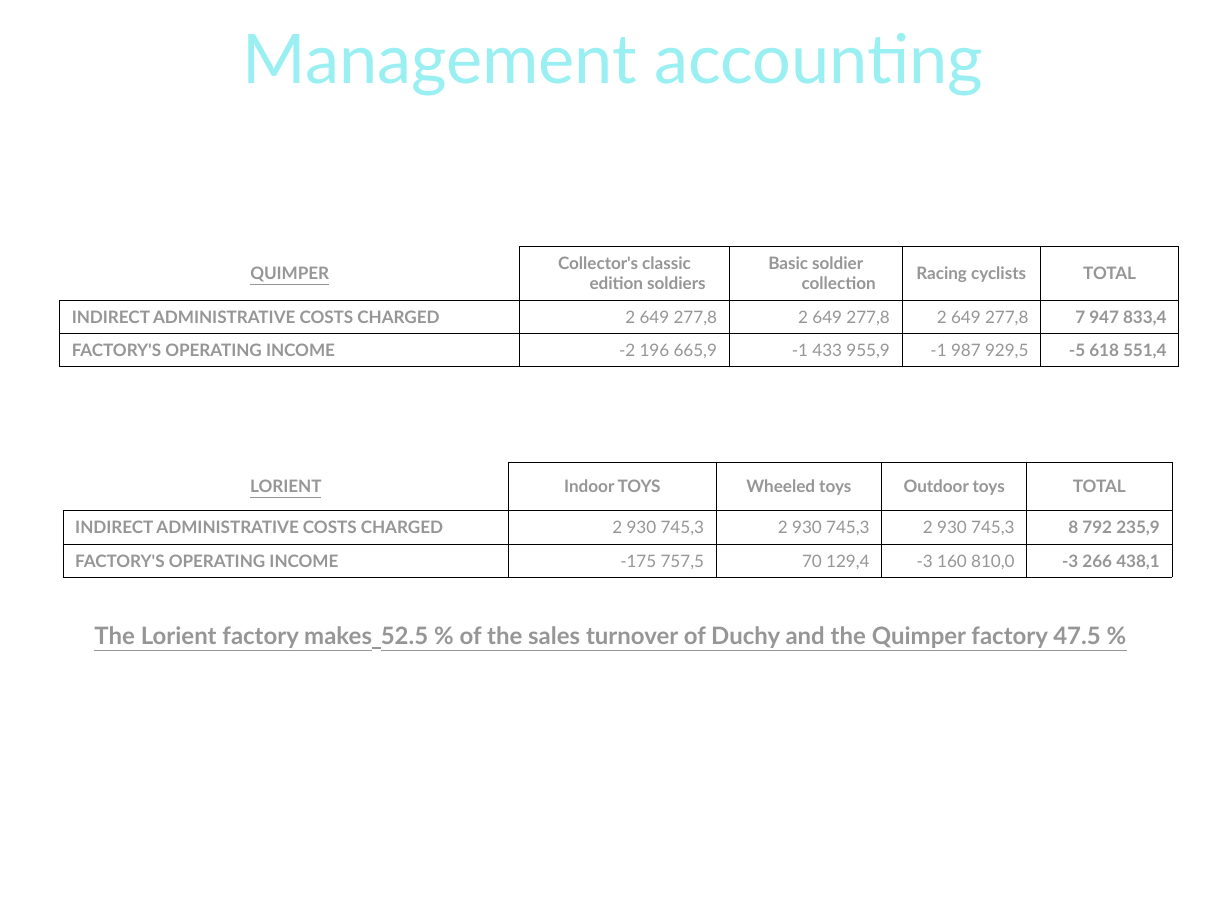
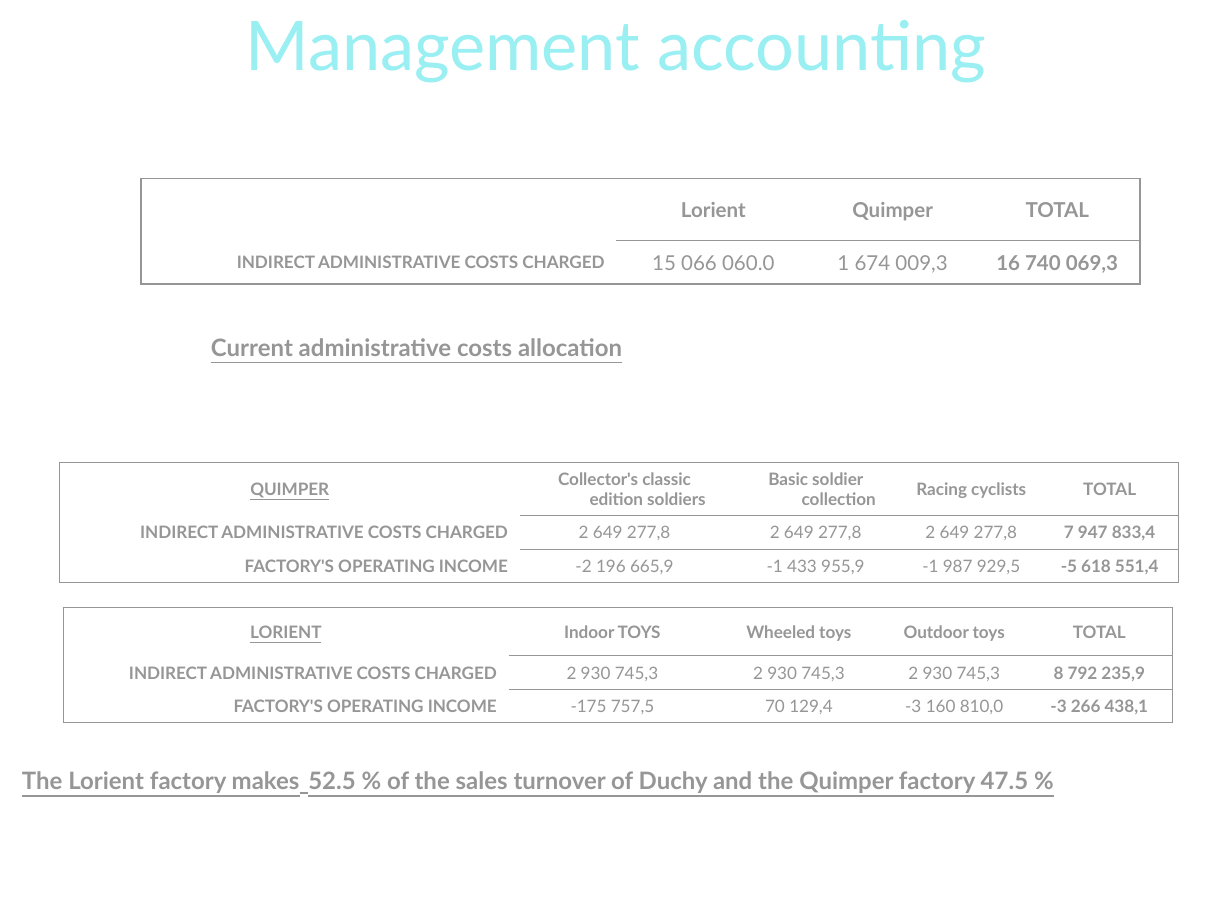
Before and after one commit to pngames/pavillon-noir, a slide deck: slide 15 of .others/tertiaire/tertiaire_finance.ppt (slide 14 before the commit). Drawn at 1232x924 pixels with LibreOffice and Linux fonts; fonts in the diff are those of the drawing; background and template pictures are left out. Boxes give left, top, right and bottom in pixels: in the first picture for what was removed or moved away, otherwise in the second. Text is boxed around its words. In the diff, an @@ line names an element or a change of style, - is before the commit and + after.

```diff
--- a/.others/tertiaire/tertiaire_finance.ppt
+++ b/.others/tertiaire/tertiaire_finance.ppt
@@ title "Management accounting" moved from (x1=243, y1=33, x2=983, y2=96) to (x1=246, y1=20, x2=986, y2=83) @@
@@ table added at (x1=140, y1=179, x2=1140, y2=277), 2 rows, 4 columns @@
+ | Lorient | Quimper | TOTAL
+INDIRECT ADMINISTRATIVE COSTS CHARGED | 15 066 060.0 | 1 674 009,3 | 16 740 069,3
@@ text added at (x1=211, y1=338, x2=622, y2=356), 14 pt, text #969696, bold, underline @@
+Current administrative costs allocation
@@ table at (x1=59, y1=462, x2=1177, y2=580) @@
@@ alignment left to right @@
@@ alignment right to centre @@
@@ borders changed @@
@@ table moved from (x1=59, y1=246, x2=1178, y2=365) to (x1=59, y1=462, x2=1177, y2=580) @@
@@ table at (x1=63, y1=607, x2=1172, y2=722) @@
@@ alignment left to right @@
@@ alignment right to centre @@
@@ borders changed @@
@@ table moved from (x1=63, y1=462, x2=1172, y2=577) to (x1=63, y1=607, x2=1172, y2=722) @@
@@ text "The Lorient factory makes 52.5 ..." moved from (x1=94, y1=626, x2=1100, y2=648) to (x1=22, y1=771, x2=1028, y2=793) @@
```
Also in this commit, not shown: 3 other slides changed, 1 slide added.
